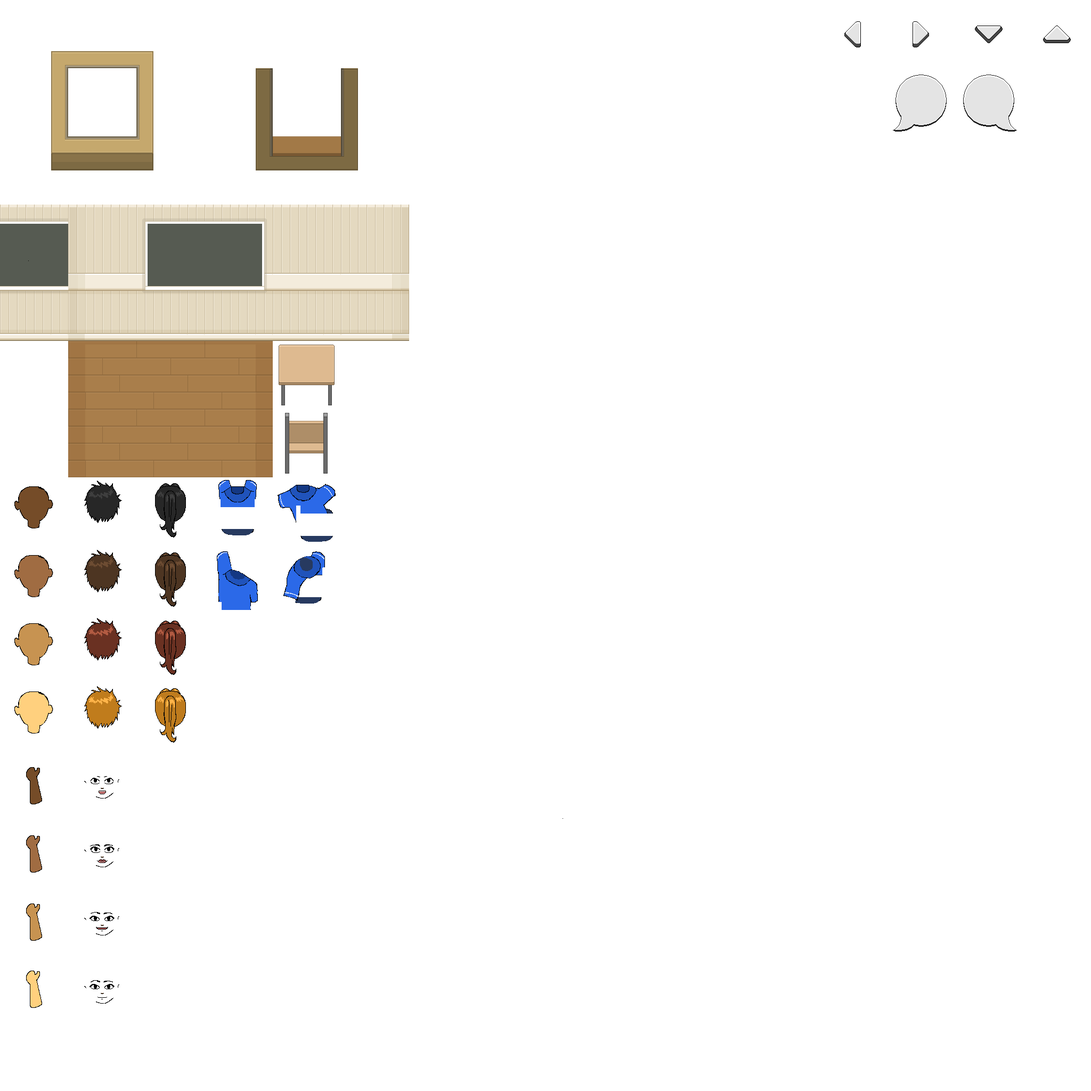
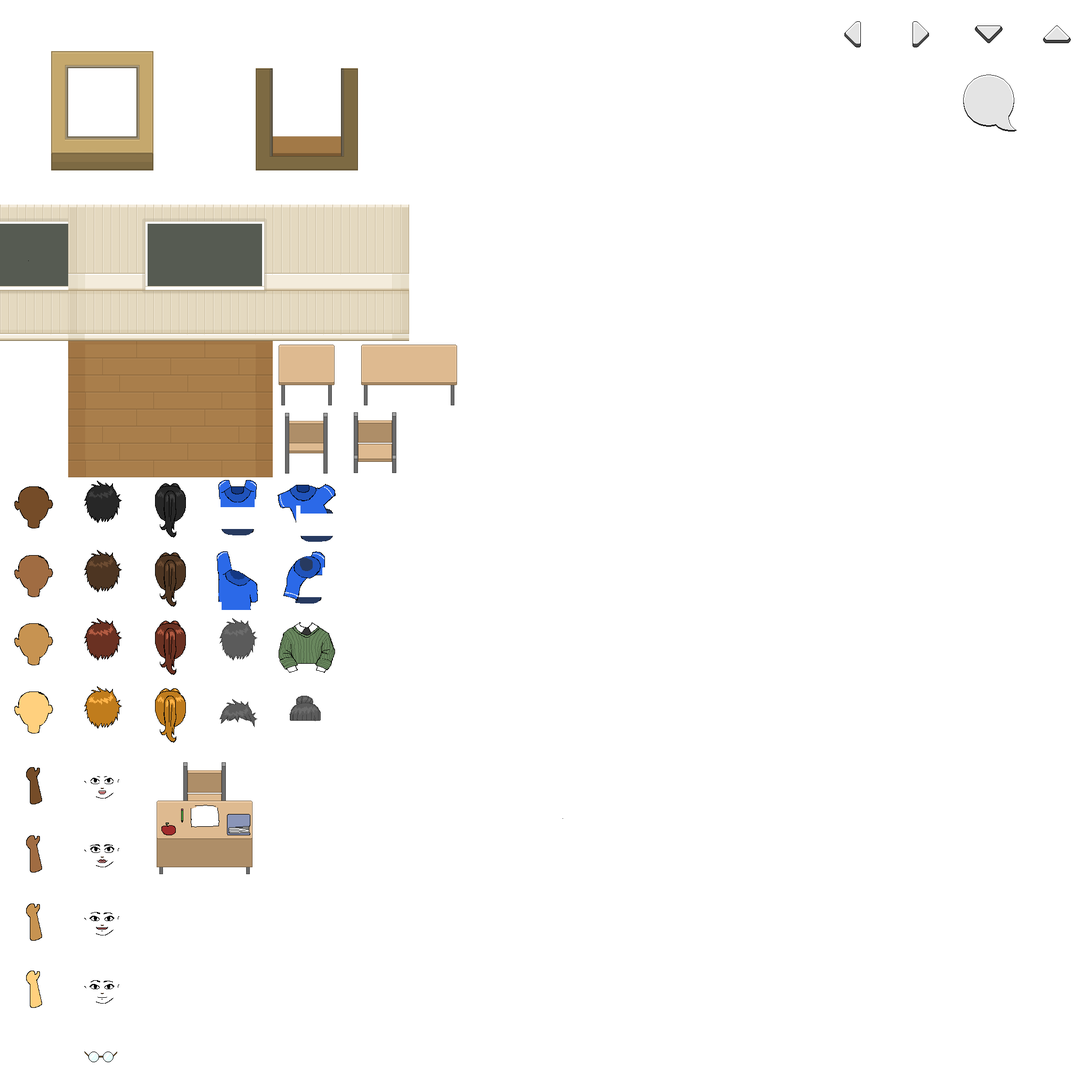
Before/after of a 1091 × 1091 layered artwork. What changed in the layer stack:
added layer "Glasses" above "greyhair" over [left=84, top=1052, right=118, bottom=1063]
added layer "greyhair" above "FringewithBun" over [left=219, top=618, right=258, bottom=661]
added layer "FringewithBun" above "Fringe" over [left=289, top=696, right=321, bottom=722]
added layer "Fringe" above "sweater" over [left=219, top=699, right=258, bottom=728]
added layer "sweater" above "Hair" over [left=278, top=622, right=336, bottom=674]
added layer "TeacherDesk" above "face copy" over [left=156, top=762, right=253, bottom=875]
renamed "chair" to "Chair", painted on it over [left=353, top=412, right=397, bottom=474]
painted on "desk" over [left=361, top=344, right=458, bottom=406]
painted on "Bubble" over [left=893, top=74, right=948, bottom=132]
